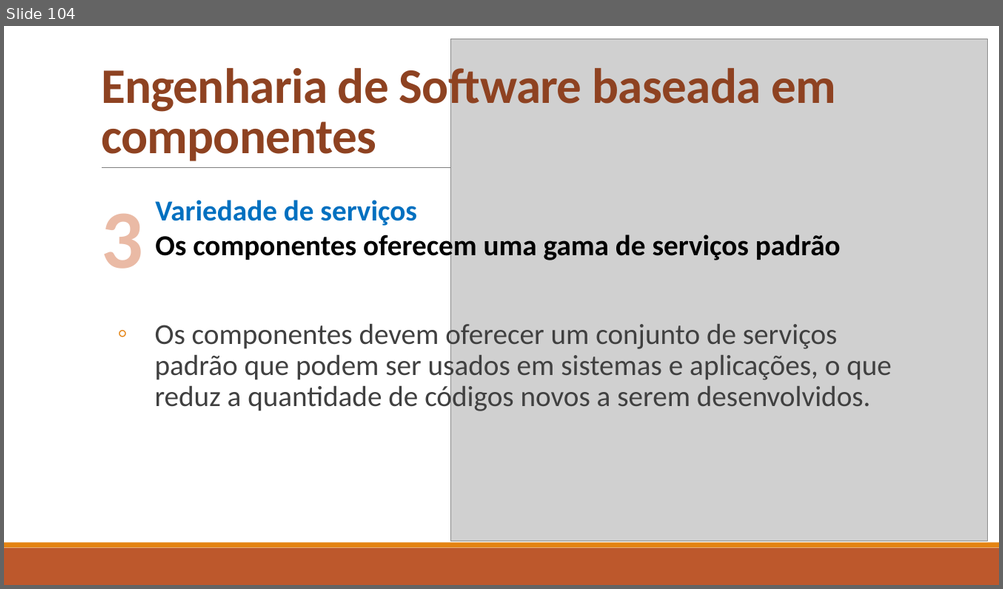
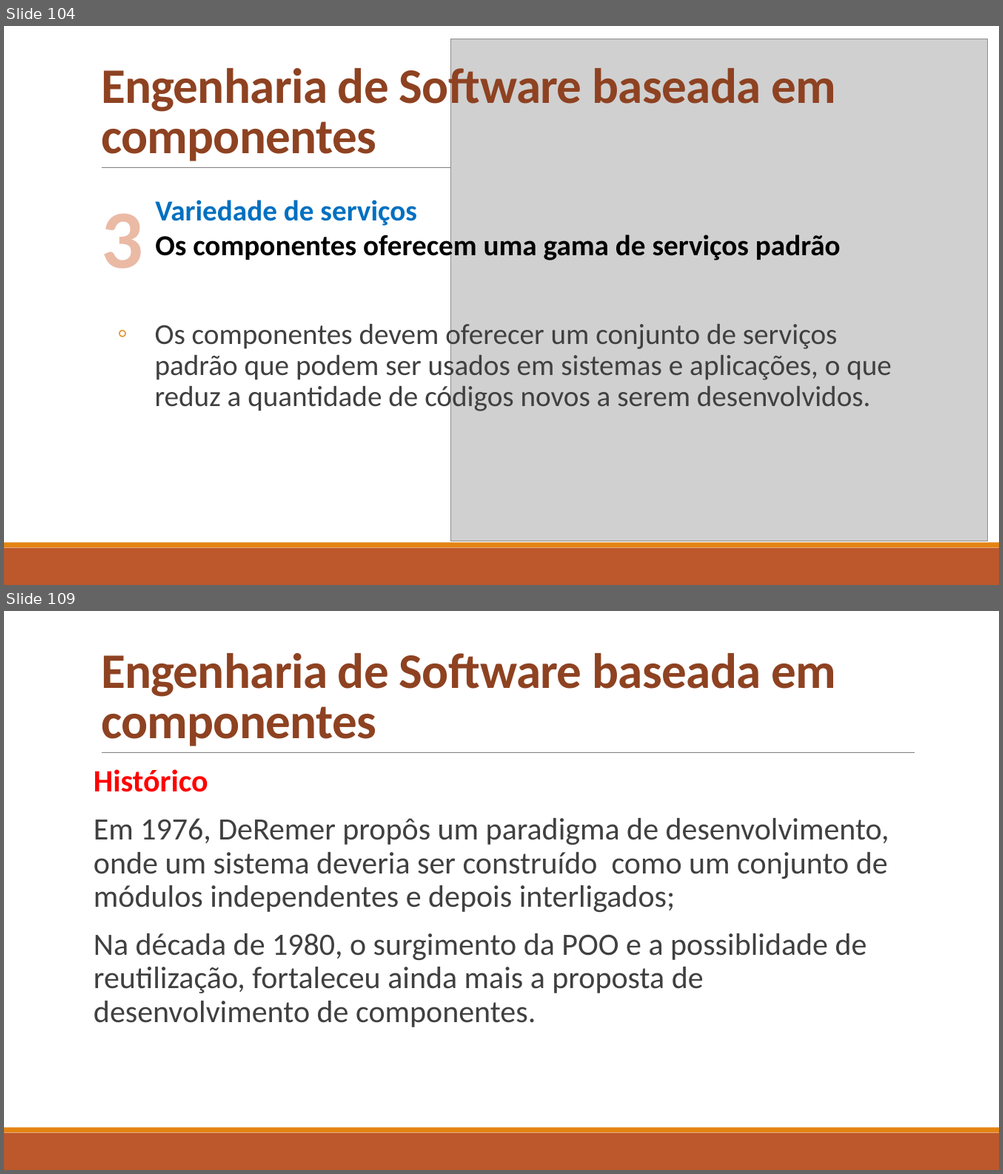
Before and after one commit to celsofurtado/reuso, a slide deck: Reuso de Software e Componentes.pptx. Shown one above the other, each under a label of ours: slide 104 before the commit, slides 104 and 109 after it; the slides between them are not shown. The pictures are 1003x589 and 1003x1174 pixels, drawn with LibreOffice and Linux fonts; fonts in the diff are those of the drawing; grey boxes stand for pictures. Boxes give left, top, right and bottom in pixels: in the first picture for what was removed or moved away, otherwise in the second. Text is boxed around its words. In the diff, an @@ line names an element or a change of style, - is before the commit and + after.

```diff
--- a/Reuso de Software e Componentes.pptx
+++ b/Reuso de Software e Componentes.pptx
@@ slide 109 added at box(4, 611, 999, 1170), background #FFFFFF; not listed: 3 template elements that a slide beside it also shows @@
@@ title added at box(101, 653, 836, 746), 48 pt, text #8E4221, bold @@
+Engenharia de Software baseada em componentes
@@ text added at box(94, 769, 889, 1028), 30 pt, text #404040 @@
+Histórico
+Em 1976, DeRemer propôs um paradigma de desenvolvimento, onde um sistema deveria ser construído como um conjunto de módulos independentes e depois interligados;
+Na década de 1980, o surgimento da POO e a possiblidade de reutilização, fortaleceu ainda mais a proposta de desenvolvimento de componentes.
```
Also in this commit, not shown: 35 other slides added.
